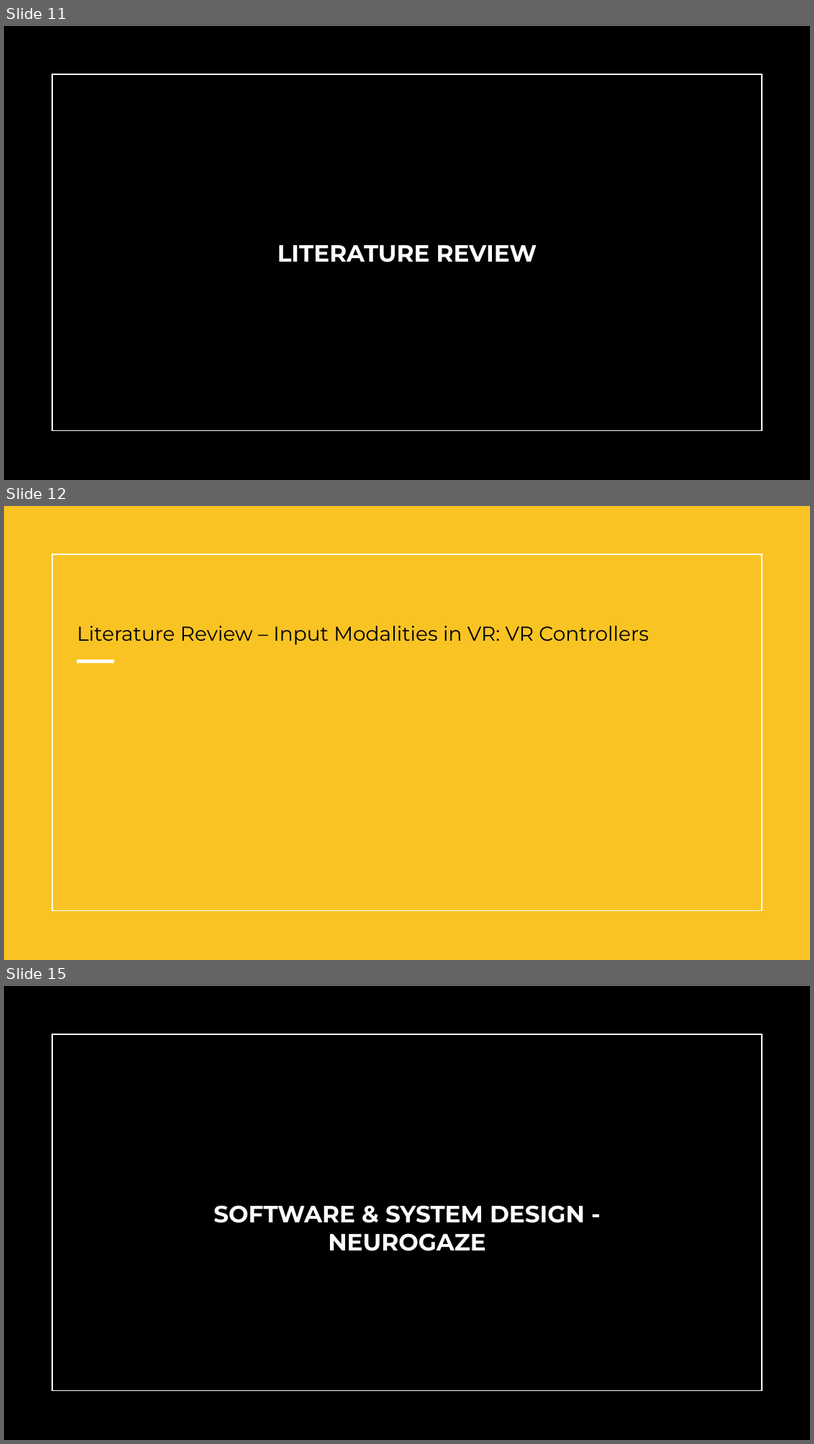
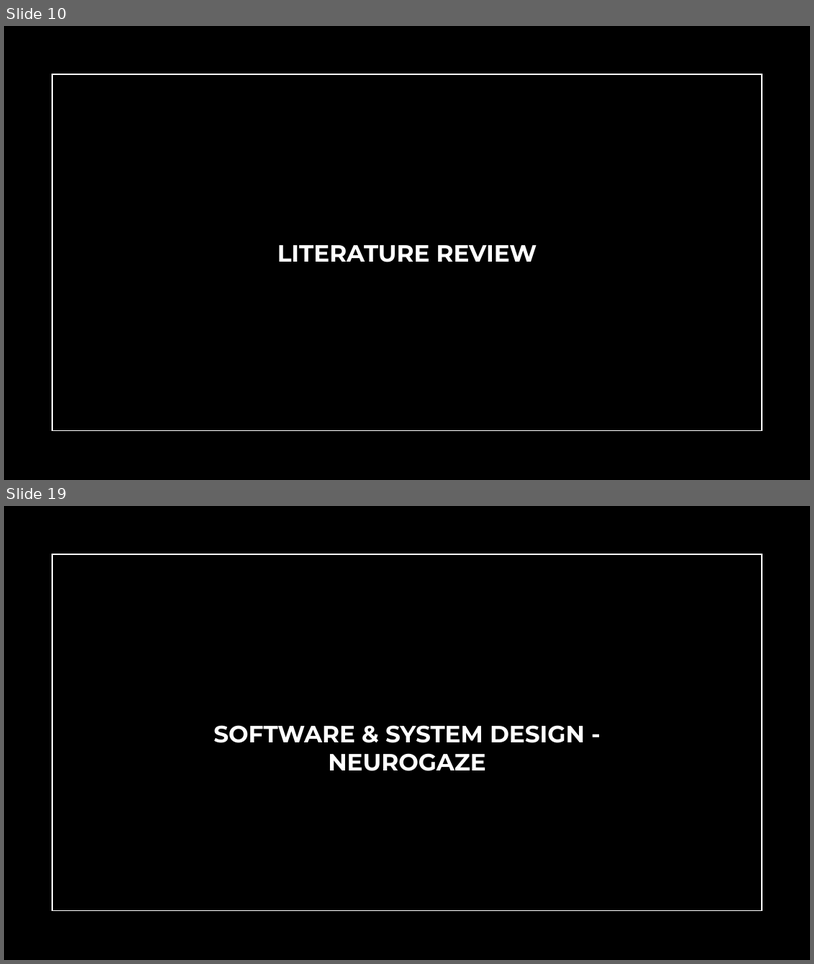
Before and after one commit to Wanyea/NeuroGaze, a slide deck: Research Documents/Thesis/NeuroGazeThesisDefense.pptx. Shown one above the other, each under a label of ours: slides 11, 12 and 15 before the commit, slides 10 and 19 after it; the slides between them are not shown. The pictures are 814x1444 and 814x964 pixels, drawn with LibreOffice and Linux fonts; fonts in the diff are those of the drawing. Boxes give left, top, right and bottom in pixels: in the first picture for what was removed or moved away, otherwise in the second. Text is boxed around its words. In the diff, an @@ line names an element or a change of style, - is before the commit and + after.

Commit message:
pttx update - intro and lit review done

```diff
--- a/Research Documents/Thesis/NeuroGazeThesisDefense.pptx
+++ b/Research Documents/Thesis/NeuroGazeThesisDefense.pptx
@@ slide 12 removed at (4, 506, 810, 960), background #FFFFFF; not listed: 1 template element that a slide beside it also shows @@
@@ rectangle removed at (4, 506, 810, 960) @@
@@ title removed at (77, 626, 649, 645) @@
-Literature Review – Input Modalities in VR: VR Controllers
@@ line removed from (77, 661) to (114, 661) @@
@@ what was slide 11 is now slide 10 @@
@@ what was slide 15 is now slide 19 @@
```
Also in this commit, not shown: 8 slides changed, 7 slides added, 2 other slides removed, 10 other files.
